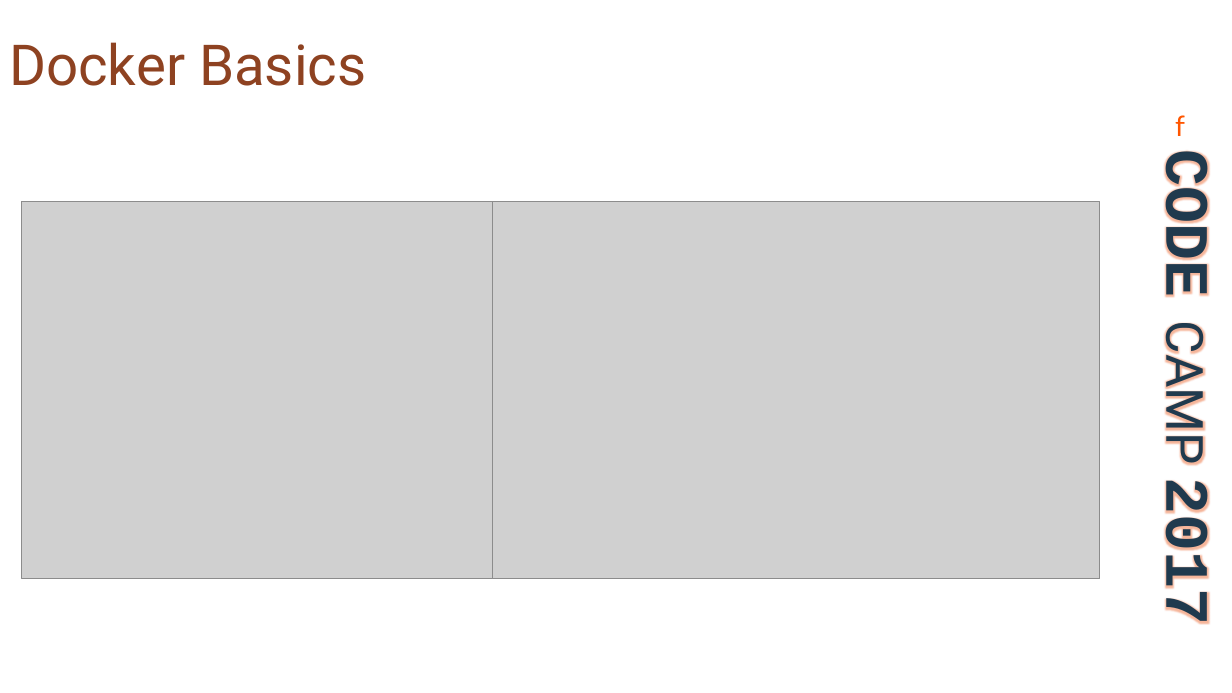
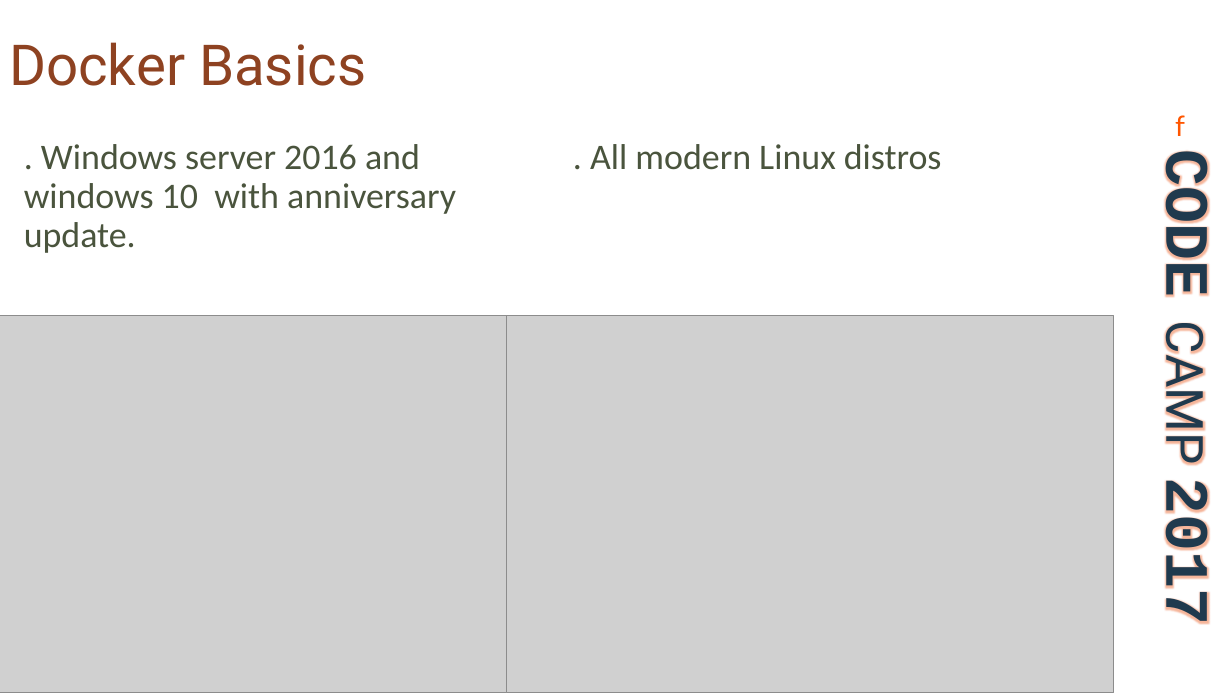
Before and after one commit to PraneethBandi/codecamp, a slide deck: slide 7 of ppt/CodeCamp-AWS.pptx. Drawn at 1232x693 pixels with LibreOffice and Linux fonts; fonts in the diff are those of the drawing; grey boxes stand for pictures; background and template pictures are left out. Boxes give left, top, right and bottom in pixels: in the first picture for what was removed or moved away, otherwise in the second. Text is boxed around its words. In the diff, an @@ line names an element or a change of style, - is before the commit and + after.

```diff
--- a/ppt/CodeCamp-AWS.pptx
+++ b/ppt/CodeCamp-AWS.pptx
@@ text added at box(24, 144, 456, 253), 28 pt, text #4A543E @@
+. Windows server 2016 and windows 10 with anniversary update.
@@ text added at box(590, 144, 942, 170), 28 pt, text #4A543E @@
+. All modern Linux distros
@@ picture: place and size @@
-picture at box(22, 201, 555, 579)
+picture at box(0, 316, 532, 693)
@@ picture: place and size @@
-picture at box(493, 201, 1100, 579)
+picture at box(506, 316, 1114, 693)
```
Also in this commit, not shown: 1 other slide changed, 1 slide added, 1 slide removed, 6 other files.
